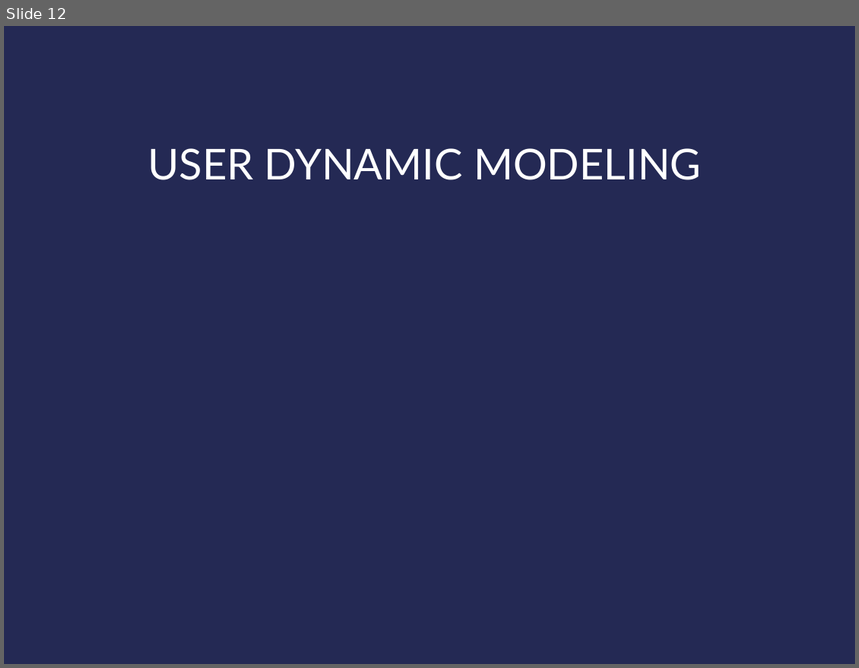
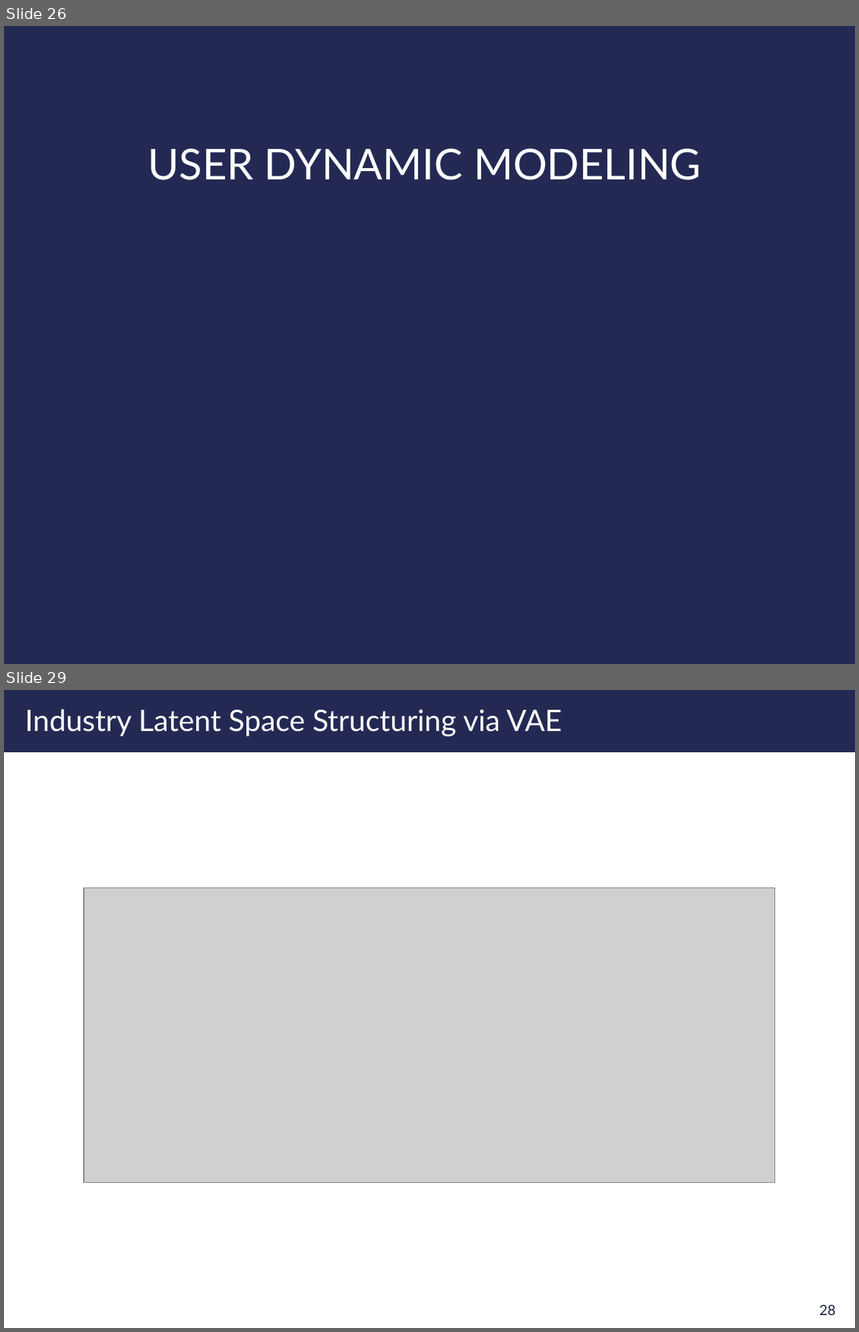
Before and after one commit to clara-gdef/defense, a slide deck: defense.pptx. Shown one above the other, each under a label of ours: slide 12 before the commit, slides 26 and 29 after it; the slides between them are not shown. The pictures are 859x668 and 859x1332 pixels, drawn with LibreOffice and Linux fonts; fonts in the diff are those of the drawing; grey boxes stand for pictures; background and template pictures are left out. Boxes give left, top, right and bottom in pixels: in the first picture for what was removed or moved away, otherwise in the second. Text is boxed around its words. In the diff, an @@ line names an element or a change of style, - is before the commit and + after.

```diff
--- a/defense.pptx
+++ b/defense.pptx
@@ slide 29 added at box(4, 690, 855, 1328), background #FFFFFF @@
@@ rectangle added at box(4, 690, 855, 752), fill #242954 @@
@@ title added at box(25, 709, 562, 736), 25 pt, text #FFFFFF @@
+Industry Latent Space Structuring via VAE
@@ picture added at box(84, 888, 775, 1182) @@
@@ page number added at box(819, 1305, 836, 1315), 12 pt, text #1B1F3F @@
+28
@@ what was slide 12 is now slide 26 @@
```
Also in this commit, not shown: 1 slide changed, 17 other slides added.
